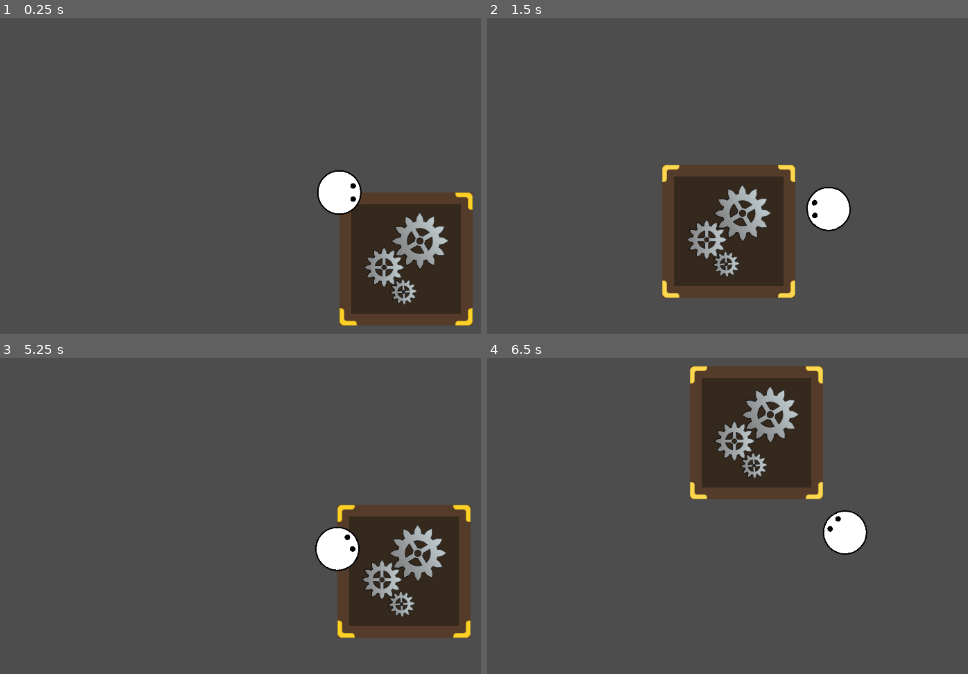
Above: before the commit, frames 1-4 (two rows, left to right).
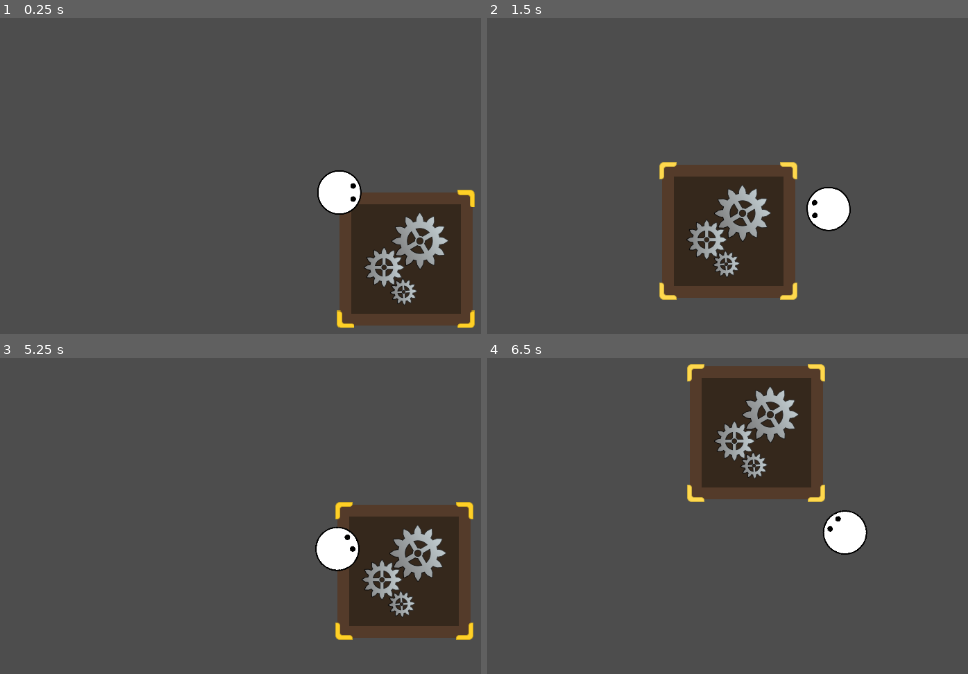
Above: after the commit, the same moments.

Repository: TrueSunGaming/industrial-revolution-proto-3
Game: Godot game, scene res://scenes/main/Main.tscn
Two runs of this game, one before a commit and one after it. Both use one fixed random seed, a clock stepped at 60 frames per second and the inputs below.
Inputs (mouse positions are in pixels of both pictures, inside the frame that each line leads up to):
- Up to frame 1 (0.25 s): no input
- Up to frame 2 (1.5 s): move the mouse to (outside the picture) at 0.52 s; hold D (move_right) 0.53-1.28 s; move the mouse to (664, 213) at 1.27 s; hold S (move_down) from 1.28 s (still down)
- Up to frame 3 (5.25 s): move the mouse to (418, 433) at 2.02 s; release S (move_down) at 2.03 s; hold D (move_right) 2.03-2.78 s; move the mouse to (298, 623) at 2.77 s; hold W (move_up) 2.78-3.53 s; move the mouse to (outside the picture) at 3.52 s; hold A (move_left) 3.53-5.03 s; move the mouse to (101, 465) at 4.27 s; move the mouse to (379, 531) at 5.02 s; hold S (move_down) from 5.03 s (still down)
- Up to frame 4 (6.5 s): move the mouse to (708, 421) at 5.77 s; release S (move_down) at 5.78 s; hold D (move_right) from 5.78 s (still down)

The runs differ from the first frame. In frame 1, 0.4% of the frame differs, in the area x 70-99%, y 54-99%; in frame 2, 0.6%, in the area x 35-65%, y 45-90%; in frame 3, 0.6%; in frame 4, 0.5%.

Commit message:
fix: align hover indicator centers with tile edge

Diff:
--- a/scenes/hover-indicator/HoverIndicator.tscn
+++ b/scenes/hover-indicator/HoverIndicator.tscn
@@ -2,6 +2,21 @@
 
 [ext_resource type="Script" uid="uid://dc6eby0o0bj1j" path="res://scenes/hover-indicator/HoverIndicator.gd" id="1_04y2q"]
 [ext_resource type="Texture2D" uid="uid://dsiltppr5eopd" path="res://scenes/hover-indicator/hover_indicator.svg" id="2_7ai8d"]
+
+[sub_resource type="Animation" id="Animation_3pfox"]
+length = 0.001
+tracks/0/type = "value"
+tracks/0/imported = false
+tracks/0/enabled = true
+tracks/0/path = NodePath(".:modulate")
+tracks/0/interp = 1
+tracks/0/loop_wrap = true
+tracks/0/keys = {
+"times": PackedFloat32Array(0),
+"transitions": PackedFloat32Array(1),
+"update": 0,
+"values": [Color(1, 1, 1, 1)]
+}
 
 [sub_resource type="Animation" id="Animation_7ai8d"]
 resource_name = "pulse"
@@ -19,21 +34,6 @@
 "values": [Color(1, 0.784314, 0, 1), Color(1, 0.848333, 0.3, 1), Color(1, 0.784314, 0, 1)]
 }
 
-[sub_resource type="Animation" id="Animation_3pfox"]
-length = 0.001
-tracks/0/type = "value"
-tracks/0/imported = false
-tracks/0/enabled = true
-tracks/0/path = NodePath(".:modulate")
-tracks/0/interp = 1
-tracks/0/loop_wrap = true
-tracks/0/keys = {
-"times": PackedFloat32Array(0),
-"transitions": PackedFloat32Array(1),
-"update": 0,
-"values": [Color(1, 1, 1, 1)]
-}
-
 [sub_resource type="AnimationLibrary" id="AnimationLibrary_sqkrn"]
 _data = {
 &"RESET": SubResource("Animation_3pfox"),
@@ -42,27 +42,29 @@
 
 [node name="HoverIndicator" type="Node2D"]
 script = ExtResource("1_04y2q")
+metadata/_custom_type_script = ExtResource("1_04y2q")
 
 [node name="TopLeft" type="Sprite2D" parent="."]
 texture = ExtResource("2_7ai8d")
 centered = false
+offset = Vector2(-3.5, -3.5)
 
 [node name="TopRight" type="Sprite2D" parent="."]
 texture = ExtResource("2_7ai8d")
 centered = false
-offset = Vector2(-25, 0)
+offset = Vector2(-21.5, -3.5)
 flip_h = true
 
 [node name="BottomLeft" type="Sprite2D" parent="."]
 texture = ExtResource("2_7ai8d")
 centered = false
-offset = Vector2(0, -25)
+offset = Vector2(-3.5, -21.5)
 flip_v = true
 
 [node name="BottomRight" type="Sprite2D" parent="."]
 texture = ExtResource("2_7ai8d")
 centered = false
-offset = Vector2(-25, -25)
+offset = Vector2(-21.5, -21.5)
 flip_h = true
 flip_v = true
 
